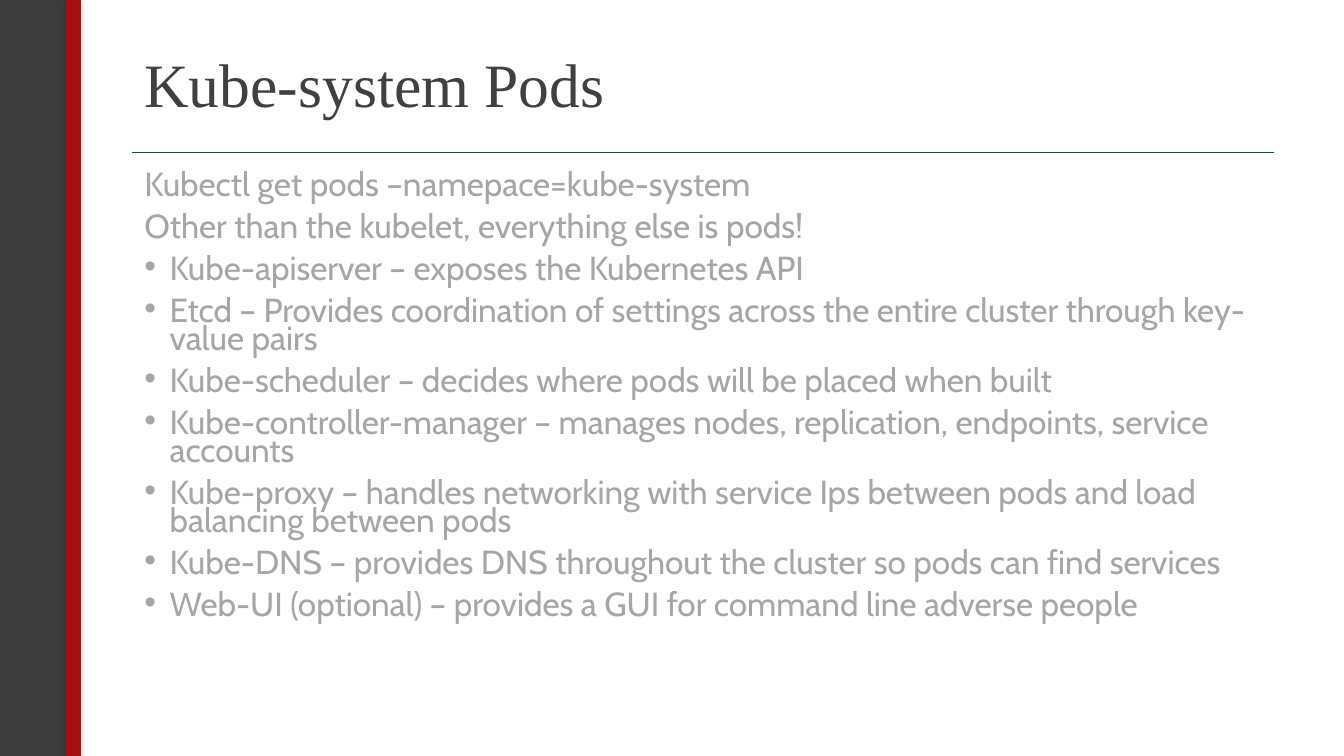
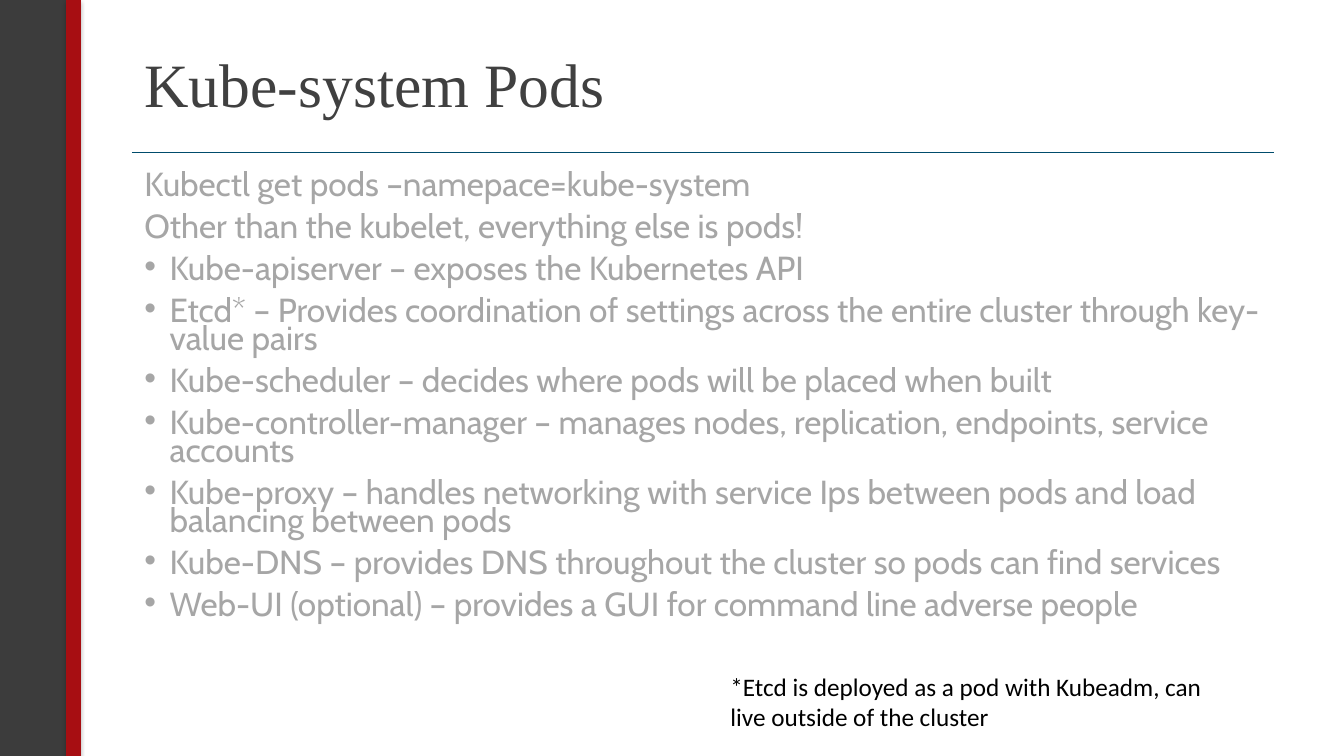
Before and after one commit to sealingtech/kubernetes_training, a slide deck: slide 20 of presentation/kubernetes.pptx. Drawn at 1344x756 pixels with LibreOffice and Linux fonts; fonts in the diff are those of the drawing. Boxes give left, top, right and bottom in pixels: in the first picture for what was removed or moved away, otherwise in the second. Text is boxed around its words. In the diff, an @@ line names an element or a change of style, - is before the commit and + after.

```diff
--- a/presentation/kubernetes.pptx
+++ b/presentation/kubernetes.pptx
@@ text at (170,297,1259,358): text changed @@
-• Etcd – Provides coordination of settings across the entire cluster through key-value pairs
+• Etcd* – Provides coordination of settings across the entire cluster through key-value pairs
@@ text added at (730,678,1201,727), 18 pt, text #000000 @@
+*Etcd is deployed as a pod with Kubeadm, can live outside of the cluster
```
Also in this commit, not shown: 4 other slides changed, 3 other files.
